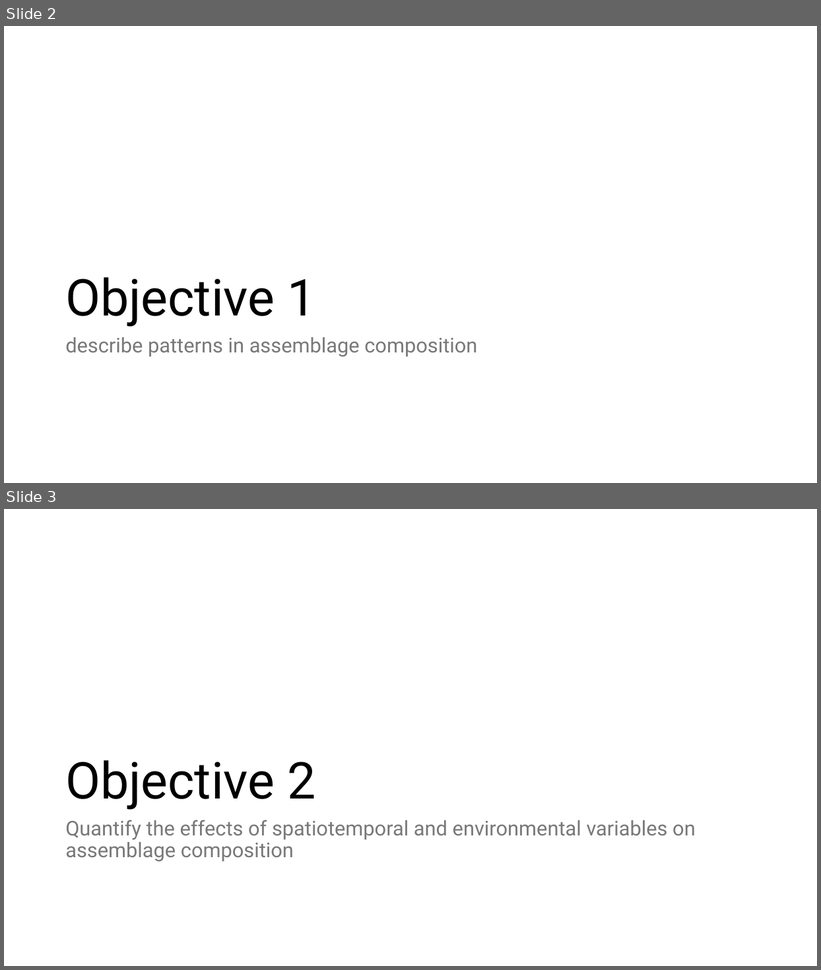
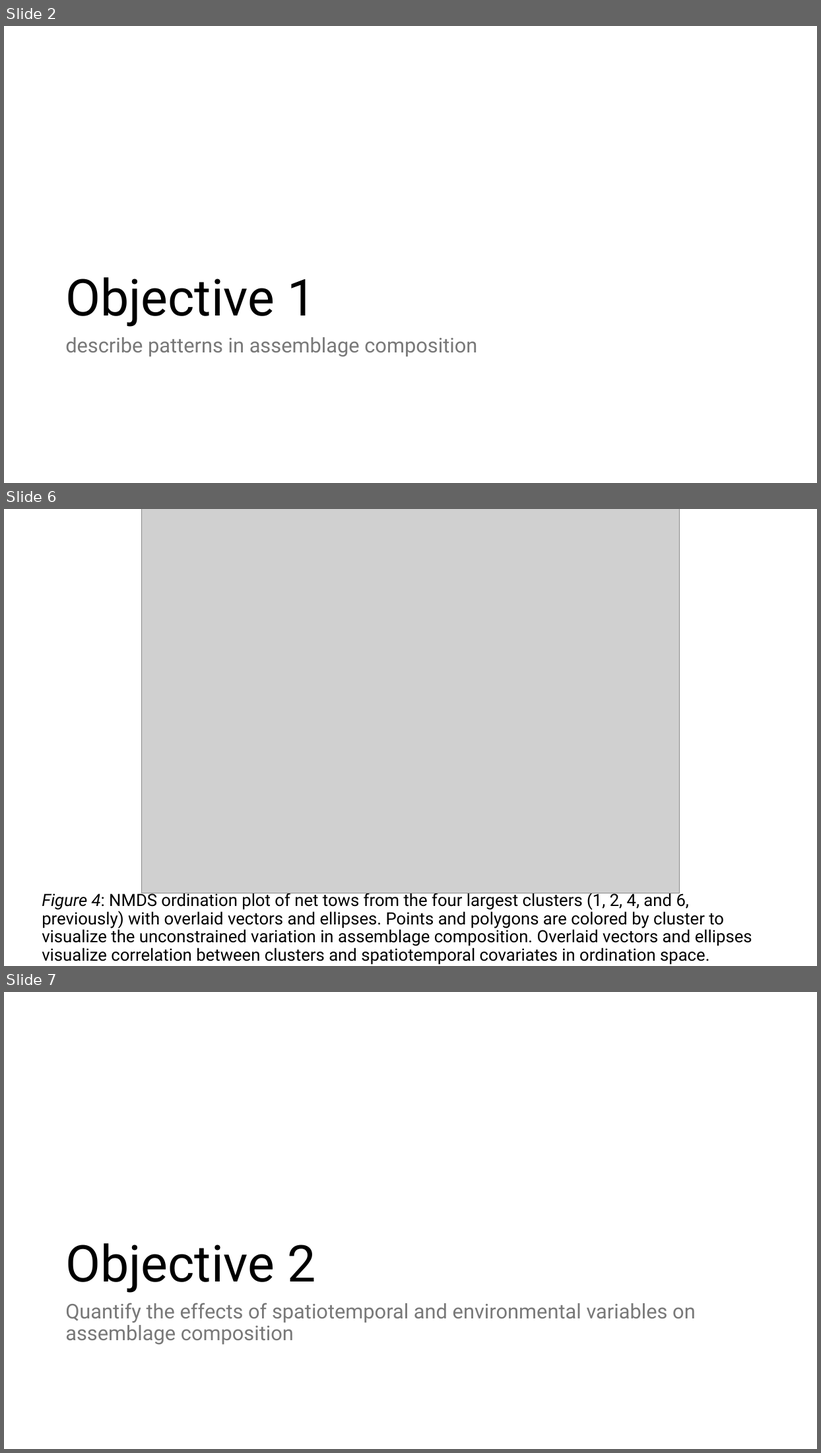
Before and after one commit to LukeABobay/larval-fish-community-analysis, a slide deck: Project Figures and Tables in order.pptx. Shown one above the other, each under a label of ours: slides 2 and 3 before the commit, slides 2, 6 and 7 after it; the slides between them are not shown. The pictures are 821x970 and 821x1453 pixels, drawn with LibreOffice and Linux fonts; fonts in the diff are those of the drawing; grey boxes stand for pictures. Boxes give left, top, right and bottom in pixels: in the first picture for what was removed or moved away, otherwise in the second. Text is boxed around its words. In the diff, an @@ line names an element or a change of style, - is before the commit and + after.

```diff
--- a/Project Figures and Tables in order.pptx
+++ b/Project Figures and Tables in order.pptx
@@ slide 6 added at (4,509,817,966), background #FFFFFF @@
@@ picture added at (141,509,680,893) @@
@@ title added at (42,890,752,965), 20 pt, text #000000 @@
+Figure 4: NMDS ordination plot of net tows from the four largest clusters (1, 2, 4, and 6, previously) with overlaid vectors and ellipses. Points and polygons are colored by cluster to visualize the unconstrained variation in assemblage composition. Overlaid vectors and ellipses visualize correlation between clusters and spatiotemporal covariates in ordination space.
@@ what was slide 3 is now slide 7 @@
```
Also in this commit, not shown: 1 slide changed, 12 other slides added, 1 other file.
